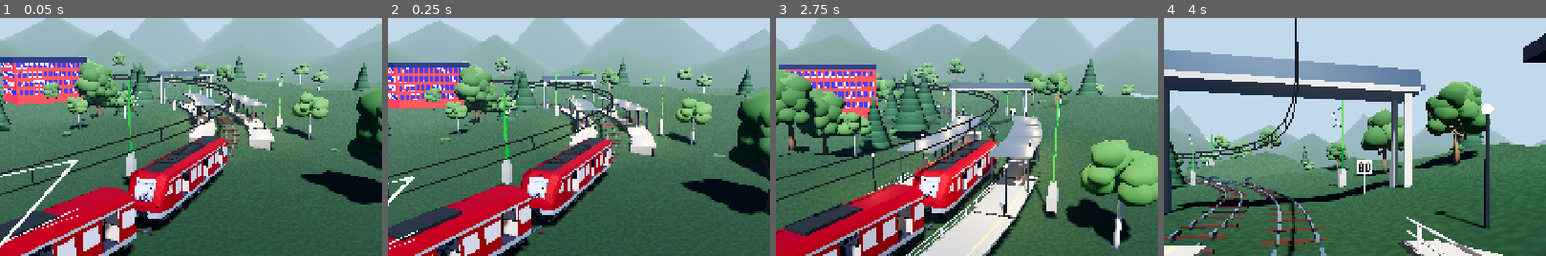
Above: before the commit, frames 1-4 (left to right).
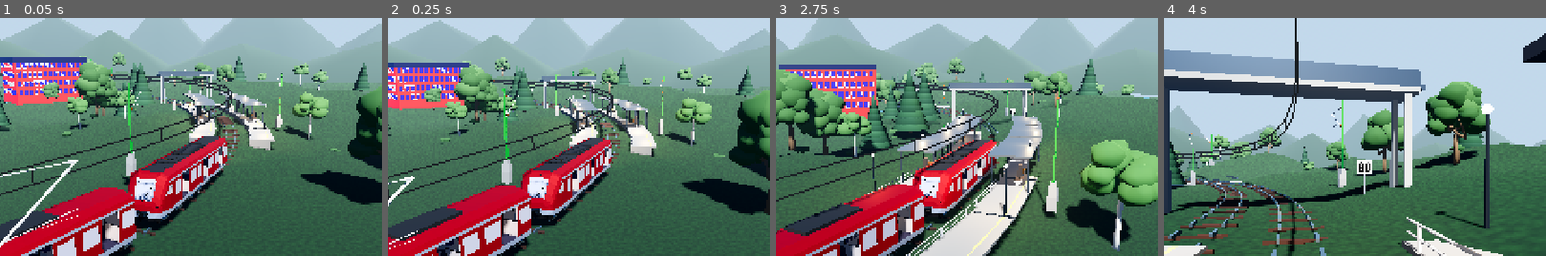
Above: after the commit, the same moments.

Repository: Kathir-Kalidass/railway-digital-twin
Game: Godot game, scene res://scenes/lts_full.tscn
The game is run twice, just before and just after one commit, with the same random seed, the same clock (stepped at 60 frames per second) and the same inputs.
Inputs (mouse positions are % of the whole screen's width and height, from its top left):
- Up to frame 1 (0.05 s): no input
- Up to frame 2 (0.25 s): no input
- Up to frame 3 (2.75 s): tap Enter at 0.5 s; move the mouse to (72, 45) at 0.52 s; hold Up (ui_up) 0.53-1.28 s; hold Ctrl 0.53-1.28 s; click (72, 45) at 0.67 s; tap Space at 0.77, 1.07, 1.52, 1.82 s; move the mouse to (30, 55) at 1.27 s; hold Down (ui_down) 1.28-2.03 s; tap F at 1.35 s; move the mouse to (60, 28) at 2.02 s; hold Up (ui_up) from 2.03 s (still down); tap 2 at 2.1 s
- Up to frame 4 (4 s): move the mouse to (45, 70) at 2.77 s; tap R at 2.85 s; click (45, 70) at 2.92 s; tap Space at 3.02, 3.32, 3.77 s; move the mouse to (80, 65) at 3.52 s; release Up (ui_up) at 3.53 s; hold Down (ui_down) from 3.53 s (still down); tap C at 3.6 s
The pictures show only the part of the screen within x 26-76%, y 18-68%; the shares and areas given below are measured in that part.

The runs differ from the first frame. In frame 1, less than 0.1% of the frame differs, in the area x 30-32%, y 29-31%; in frame 2, less than 0.1%; in frame 3, less than 0.1%; in frame 4, 0.2%, in the area x 2-24%, y 66-71%.

Commit message:
feat(godot): widen river bridges across both tracks

Diff:
--- a/godot/src/railway_bridge.gd
+++ b/godot/src/railway_bridge.gd
@@ -7,7 +7,7 @@
 @export var track_path: NodePath
 @export var distance_fraction := 0.25
 @export var span_m := 44.0
-@export var width_m := 6.0
+@export var width_m := 12.0
 
 func _ready() -> void:
 	_place()
@@ -31,6 +31,7 @@
 	var rail := _material(Color(0.2, 0.22, 0.23), 0.55, 0.35)
 
 	var deck := MeshInstance3D.new()
+	deck.name = "Deck"
 	var deck_mesh := BoxMesh.new()
 	deck_mesh.size = Vector3(span_m, 0.42, width_m)
 	deck.mesh = deck_mesh
@@ -40,6 +41,7 @@
 
 	for side in [-1.0, 1.0]:
 		var girder := MeshInstance3D.new()
+		girder.name = "Girder"
 		var girder_mesh := BoxMesh.new()
 		girder_mesh.size = Vector3(span_m, 0.62, 0.26)
 		girder.mesh = girder_mesh
@@ -49,6 +51,7 @@
 
 		for rail_y in [0.42, 0.78]:
 			var railing := MeshInstance3D.new()
+			railing.name = "Railing"
 			var railing_mesh := BoxMesh.new()
 			railing_mesh.size = Vector3(span_m, 0.06, 0.08)
 			railing.mesh = railing_mesh
@@ -56,9 +59,12 @@
 			railing.position = Vector3(0.0, rail_y, side * (width_m * 0.5 - 0.2))
 			add_child(railing)
 
-	for x in [-span_m * 0.3, span_m * 0.3]:
-		for z in [-width_m * 0.32, width_m * 0.32]:
+	var pier_index := 0
+	for x in [-span_m * 0.2, span_m * 0.2]:
+		for z in [-width_m * 0.475, width_m * 0.475]:
 			var pier := MeshInstance3D.new()
+			pier.name = "Pier%d" % pier_index
+			pier_index += 1
 			var pier_mesh := BoxMesh.new()
 			pier_mesh.size = Vector3(0.75, 3.8, 0.75)
 			pier.mesh = pier_mesh
--- a/godot/tests/test_river_bridges.gd
+++ b/godot/tests/test_river_bridges.gd
@@ -45,6 +45,57 @@
 		var track_point := track.get_global_transform_at_distance(float(crossing.get("distance_m"))).origin
 		a.ok(crossing_point.distance_to(track_point) < 1.0, "level crossing is aligned to the track")
 
+	var down := scene.get_node("InnerTrack") as LTSTrack
+	for bridge in [railway_a, railway_b]:
+		if bridge == null:
+			continue
+		var fraction: float = bridge.get("distance_fraction")
+		var up_point: Vector3 = track.get_global_transform_at_distance(track.length * fraction).origin
+		var down_point: Vector3 = down.get_global_transform_at_distance(down.length * fraction).origin
+		var deck := bridge.get_node_or_null("Deck") as MeshInstance3D
+		a.ok(deck != null, "bridge has a named deck")
+		if deck:
+			var deck_box := _world_aabb(deck)
+			a.ok(deck_box.has_point(up_point + Vector3(0.0, -0.5, 0.0)), "deck supports the UP rails")
+			a.ok(deck_box.has_point(down_point + Vector3(0.0, -0.5, 0.0)), "deck supports the DOWN rails")
+			var deck_mesh := deck.mesh as BoxMesh
+			a.ok(deck_mesh != null and deck_mesh.size.z > 10.0, "deck is wide enough for both tracks")
+		for pier in bridge.find_children("Pier*", "MeshInstance3D", true, false):
+			var pier_centre: Vector3 = (pier as MeshInstance3D).global_position
+			a.ok(_horizontal_distance(pier_centre, track) > 1.25, "pier clears the UP centre line")
+			a.ok(_horizontal_distance(pier_centre, down) > 1.25, "pier clears the DOWN centre line")
+
 	scene.queue_free()
 	await process_frame
 	quit(a.report("test_river_bridges"))
+
+
+func _horizontal_distance(point: Vector3, track: LTSTrack) -> float:
+	var best := INF
+	var distance := 0.0
+	while distance <= track.length:
+		var sample := track.get_global_transform_at_distance(distance).origin
+		best = minf(best, Vector2(point.x - sample.x, point.z - sample.z).length())
+		distance += 1.0
+	return best
+
+
+func _world_aabb(root: Node3D) -> AABB:
+	var result := AABB()
+	var found := false
+	var items: Array[Node] = root.find_children("*", "MeshInstance3D", true, false)
+	if root is MeshInstance3D and not items.has(root):
+		items.push_front(root)
+	for item in items:
+		var mesh_instance := item as MeshInstance3D
+		if mesh_instance == null or mesh_instance.mesh == null:
+			continue
+		var box := mesh_instance.get_aabb()
+		for index in 8:
+			var point := mesh_instance.global_transform * box.get_endpoint(index)
+			if not found:
+				result = AABB(point, Vector3.ZERO)
+				found = true
+			else:
+				result = result.expand(point)
+	return result
